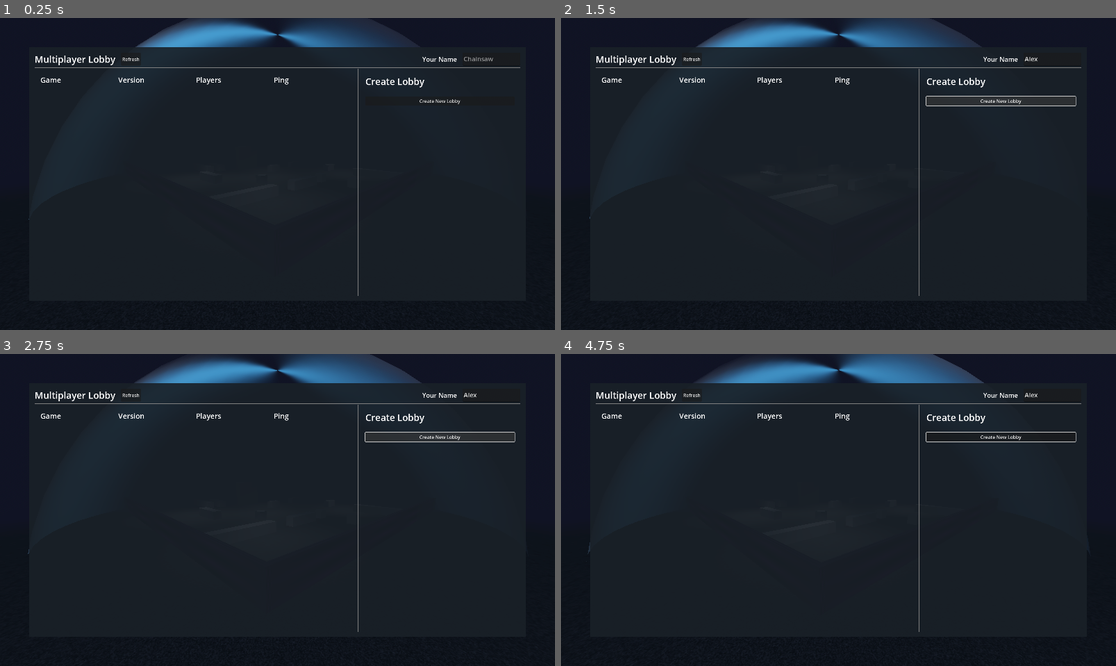
Above: before the commit, frames 1-4 (two rows, left to right).
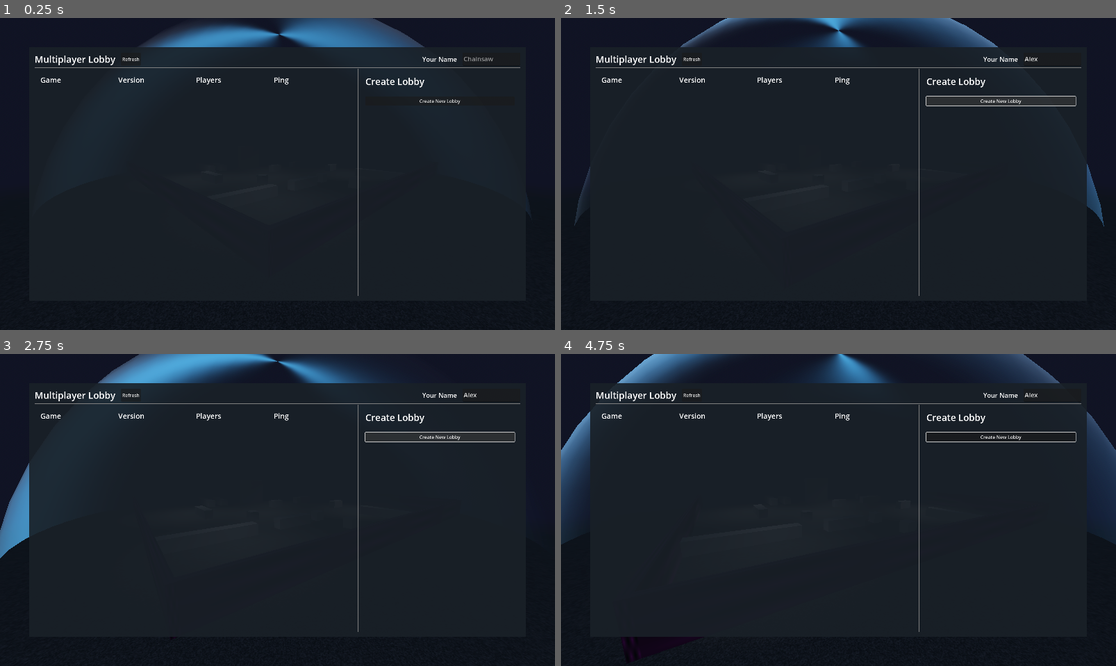
Above: after the commit, the same moments.

Repository: jamonholmgren/jammin_lobby
Game: Godot game, scene res://main.tscn
Same seed, same stepped clock (60 frames per second), same inputs: the game is played once before the commit and once after it. Sound files missing from this copy of the repository are replaced by a short silence.
Inputs (mouse positions are in pixels of both pictures, inside the frame that each line leads up to):
- Up to frame 1 (0.25 s): no input
- Up to frame 2 (1.5 s): click (1054, 58) at 0.52 s; type "Alex" at 0.6 s; click "Create New Lobby" at 1.25 s
- Up to frame 3 (2.75 s): click "Create New Lobby" at 2 s
- Up to frame 4 (4.75 s): move the mouse to (960, 494) at 2.77 s; press the mouse at (960, 494) at 2.78 s; hold D (right) 2.78-3.53 s; move the mouse to (727, 525) at 3.52 s; release the mouse at (727, 525) at 3.53 s; hold S (back) 3.53-4.28 s; tap Shift (zoom_in) at 3.6 s; move the mouse to (894, 441) at 4.27 s; press the mouse at (894, 441) at 4.28 s; hold D (right) from 4.28 s (still down)

The runs differ from the first frame. In frame 1, 3.1% of the frame differs, in the area x 5-95%, y 0-65%; in frame 2, 4.1%; in frame 3, 4.9%; in frame 4, 7.9%, in the area x 0-100%, y 0-99%.

Commit message:
Added Hitboxes and Health

Diff:
--- a/pathcamera.gd
+++ b/pathcamera.gd
@@ -8,4 +8,4 @@
   look_at(target.global_transform.origin, Vector3.UP)
 
   # Move the camera along the path
-  carrier.progress += delta
+  carrier.progress += delta * 10.0
--- a/scenes/bullet.gd
+++ b/scenes/bullet.gd
@@ -1,3 +1,4 @@
+class_name Bullet
 extends RigidBody3D
 
 # collisions
--- a/scenes/bullet.tscn
+++ b/scenes/bullet.tscn
@@ -13,7 +13,7 @@
 [node name="Bullet" type="RigidBody3D"]
 collision_layer = 4
 collision_mask = 3
-mass = 2.0
+mass = 0.005
 script = ExtResource("1_mkf8s")
 
 [node name="CSGSphere3D2" type="CSGSphere3D" parent="."]
--- /dev/null
+++ b/scenes/hitbox.gd
@@ -0,0 +1,12 @@
+class_name Hitbox
+extends Area3D
+
+@export var parent_tank : Tank
+@export var parent_component: MeshInstance3D
+
+func _init() -> void:
+	body_entered.connect(on_body_entered)
+
+func on_body_entered(body: RigidBody3D):
+	if body is Bullet:
+		parent_tank.take_damage(parent_component)
--- a/scenes/level.tscn
+++ b/scenes/level.tscn
@@ -47,7 +47,7 @@
 render_priority = 0
 shader = ExtResource("1_w8frs")
 shader_parameter/swirl_color = Color(0.3, 0.7, 1, 0.3)
-shader_parameter/swirl_speed = 0.1
+shader_parameter/swirl_speed = 2.0
 shader_parameter/swirl_scale = 1.0
 
 [sub_resource type="SphereMesh" id="SphereMesh_ppgk2"]
@@ -325,7 +325,7 @@
 curve = SubResource("Curve3D_w8frs")
 
 [node name="PathFollow3D" type="PathFollow3D" parent="Path3D"]
-transform = Transform3D(-0.67367, 0.126385, -0.728145, 0, 0.985267, 0.171014, 0.739033, 0.115207, -0.663745, -28.1874, -62.8971, 230.784)
+transform = Transform3D(-0.67367, 0.126385, -0.728145, -7.45059e-09, 0.985267, 0.171014, 0.739033, 0.115207, -0.663745, -28.1874, -62.8971, 230.784)
 
 [node name="Camera3D" type="Camera3D" parent="Path3D/PathFollow3D" node_paths=PackedStringArray("target", "carrier")]
 current = true
--- a/scenes/tank.gd
+++ b/scenes/tank.gd
@@ -13,6 +13,7 @@
 @onready var bullet_spawn: Node3D = %BulletSpawn # Where the bullet comes out
 @export var bullet_speed: float = 100.0
 @export var target_position: Vector3 = Vector3.ZERO
+@export var health: int = 50
 
 const MAX_STEER = 0.9
 const ENGINE_POWER = 4000
@@ -83,3 +84,16 @@
 	bullet.linear_velocity = start_velo
 
 	Game.play_audio_3d(load("res://assets/tank-shot.mp3"), start_transform.origin)
+
+func take_damage(component):
+	if Lobby.id() != get_multiplayer_authority(): return
+	if component.name == "Turret":
+		health -= 20
+	elif component.name == "Main":
+		health -= 10
+	if health <= 0:
+		die.rpc()
+
+@rpc("reliable", "any_peer", "call_local")
+func die() -> void:
+	self.hide()
--- a/scenes/tank.tscn
+++ b/scenes/tank.tscn
@@ -1,15 +1,22 @@
-[gd_scene load_steps=9 format=3 uid="uid://damsrqwlonlca"]
+[gd_scene load_steps=12 format=3 uid="uid://damsrqwlonlca"]
 
 [ext_resource type="Script" uid="uid://cju4lvl11s0vj" path="res://scenes/tank.gd" id="1_4piap"]
 [ext_resource type="PackedScene" uid="uid://7fcqwu6k3e4x" path="res://assets/tank.glb" id="2_ibak5"]
 [ext_resource type="Script" uid="uid://d04mbnk6srgin" path="res://scenes/tank_camera.gd" id="3_ikjma"]
+[ext_resource type="Script" uid="uid://ce4xbjidibl23" path="res://scenes/hitbox.gd" id="3_lj6hj"]
 [ext_resource type="AudioStream" uid="uid://ctah1rvpv26qm" path="res://assets/enginesound.ogg" id="4_k4vtj"]
 
 [sub_resource type="StandardMaterial3D" id="StandardMaterial3D_r72yb"]
 albedo_color = Color(0.288518, 0.288518, 0.288518, 1)
 
+[sub_resource type="BoxShape3D" id="BoxShape3D_1ixom"]
+size = Vector3(3, 1, 3.5)
+
 [sub_resource type="PrismMesh" id="PrismMesh_xn72j"]
 size = Vector3(0.3, 0.3, 0.2)
+
+[sub_resource type="BoxShape3D" id="BoxShape3D_k4vtj"]
+size = Vector3(4, 1.5, 5.75)
 
 [sub_resource type="BoxShape3D" id="BoxShape3D_j31oi"]
 size = Vector3(4, 2, 6)
@@ -79,6 +86,18 @@
 unique_name_in_owner = true
 transform = Transform3D(1, 0, 0, 0, 1, 0, 0, 0, 1, 0, 0.015, 4.2)
 
+[node name="Hitbox" type="Area3D" parent="tank/Turret" index="1" node_paths=PackedStringArray("parent_tank", "parent_component")]
+collision_layer = 0
+collision_mask = 4
+script = ExtResource("3_lj6hj")
+parent_tank = NodePath("../../..")
+parent_component = NodePath("..")
+metadata/_custom_type_script = "uid://ce4xbjidibl23"
+
+[node name="Turret" type="CollisionShape3D" parent="tank/Turret/Hitbox"]
+transform = Transform3D(1.1, 0, 0, 0, 1.1, 0, 0, 0, 1.1, 0, 2, -0.75)
+shape = SubResource("BoxShape3D_1ixom")
+
 [node name="GlobalRotation" type="Node3D" parent="tank/Main" index="0"]
 unique_name_in_owner = true
 top_level = true
@@ -98,6 +117,18 @@
 transform = Transform3D(1, -8.74228e-08, 8.74228e-08, 8.74228e-08, -4.37114e-08, -1, 8.74228e-08, 1, -4.37114e-08, 0, 0, 0)
 visible = false
 mesh = SubResource("PrismMesh_xn72j")
+
+[node name="Hitbox" type="Area3D" parent="tank/Main" index="2" node_paths=PackedStringArray("parent_tank", "parent_component")]
+collision_layer = 0
+collision_mask = 4
+script = ExtResource("3_lj6hj")
+parent_tank = NodePath("../../..")
+parent_component = NodePath("..")
+metadata/_custom_type_script = "uid://ce4xbjidibl23"
+
+[node name="Body" type="CollisionShape3D" parent="tank/Main/Hitbox"]
+transform = Transform3D(1.1, 0, 0, 0, 1.1, 0, 0, 0, 1.1, 0.003, 0.75, 0)
+shape = SubResource("BoxShape3D_k4vtj")
 
 [node name="CollisionShape3D" type="CollisionShape3D" parent="."]
 transform = Transform3D(1, 0, 0, 0, 1, 0, 0, 0, 1, 0, 1, 0)
Not shown, added: scenes/hitbox.gd.uid
